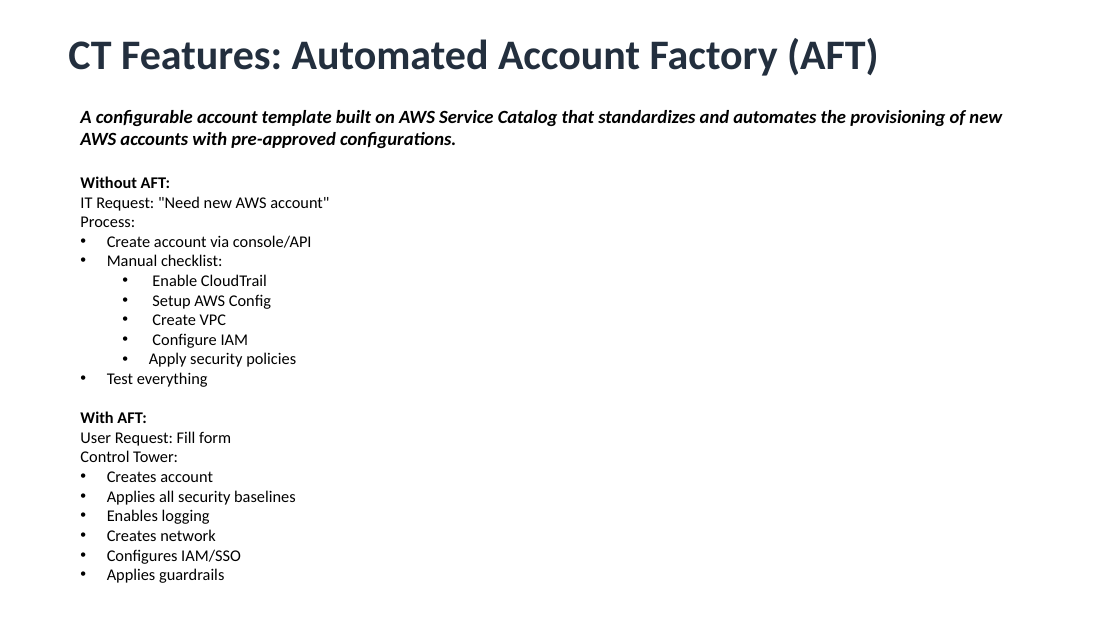
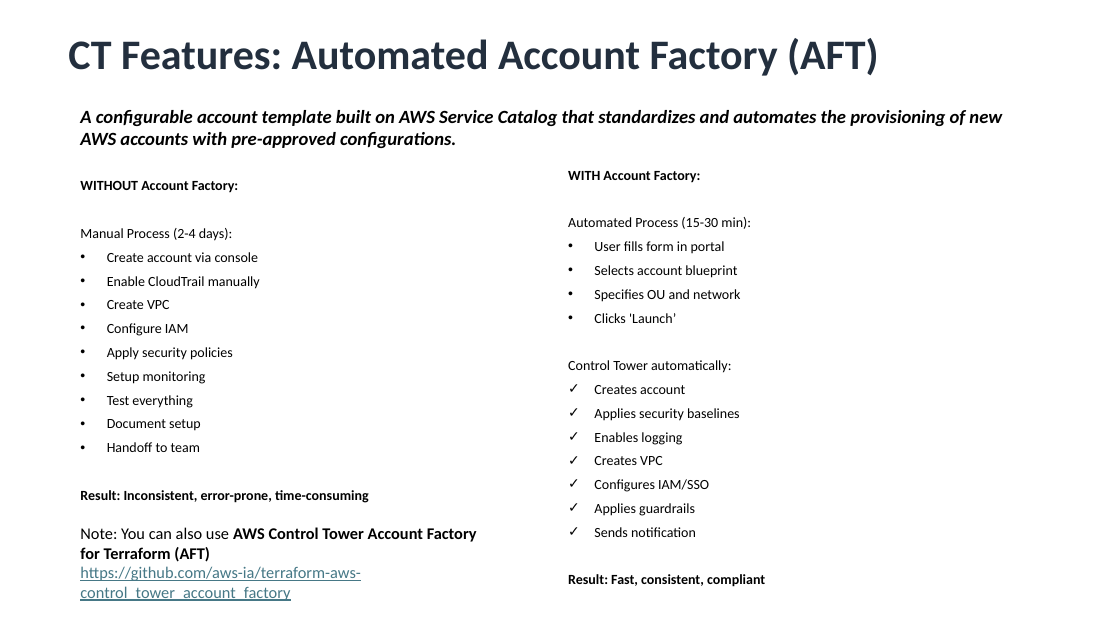
Before and after one commit to Adish786/PPMCAD13, a slide deck: slide 16 of AWS/Multi_Account_Governance&AWS_Control_Tower.pptx (slide 13 before the commit). Drawn at 1120x630 pixels with LibreOffice and Linux fonts; fonts in the diff are those of the drawing. Boxes give left, top, right and bottom in pixels: in the first picture for what was removed or moved away, otherwise in the second. Text is boxed around its words. In the diff, an @@ line names an element or a change of style, - is before the commit and + after.

```diff
--- a/AWS/Multi_Account_Governance&AWS_Control_Tower.pptx
+++ b/AWS/Multi_Account_Governance&AWS_Control_Tower.pptx
@@ text at (80,176,329,583): paragraphs removed @@
-Without AFT:
-IT Request: "Need new AWS account"
-Process:
-• Create account via console/API
-• Manual checklist:
-  • Enable CloudTrail
-  • Setup AWS Config
-  • Create VPC
-  • Configure IAM
-  • Apply security policies
-• Test everything
-With AFT:
-User Request: Fill form
-Control Tower:
-• Creates account
-• Applies all security baselines
-• Enables logging
-• Creates network
-• Configures IAM/SSO
-• Applies guardrails
@@ text added at (568,171,765,587), 12 pt, text #000000 @@
+WITH Account Factory:
+Automated Process (15-30 min):
+• User fills form in portal
+• Selects account blueprint
+• Specifies OU and network
+• Clicks 'Launch’
+Control Tower automatically:
+✓ Creates account
+✓ Applies security baselines
+✓ Enables logging
+✓ Creates VPC
+✓ Configures IAM/SSO
+✓ Applies guardrails
+✓ Sends notification
+Result: Fast, consistent, compliant
@@ text added at (80,181,369,503), 12 pt, text #000000 @@
+WITHOUT Account Factory:
+Manual Process (2-4 days):
+• Create account via console
+• Enable CloudTrail manually
+• Create VPC
+• Configure IAM
+• Apply security policies
+• Setup monitoring
+• Test everything
+• Document setup
+• Handoff to team
+Result: Inconsistent, error-prone, time-consuming
@@ text added at (80,527,477,601), 14 pt, text #467886, underline @@
+Note: You can also use AWS Control Tower Account Factory for Terraform (AFT)
+https://github.com/aws-ia/terraform-aws-control_tower_account_factory
```
Also in this commit, not shown: 9 other slides changed, 13 slides added, 1 other file.
